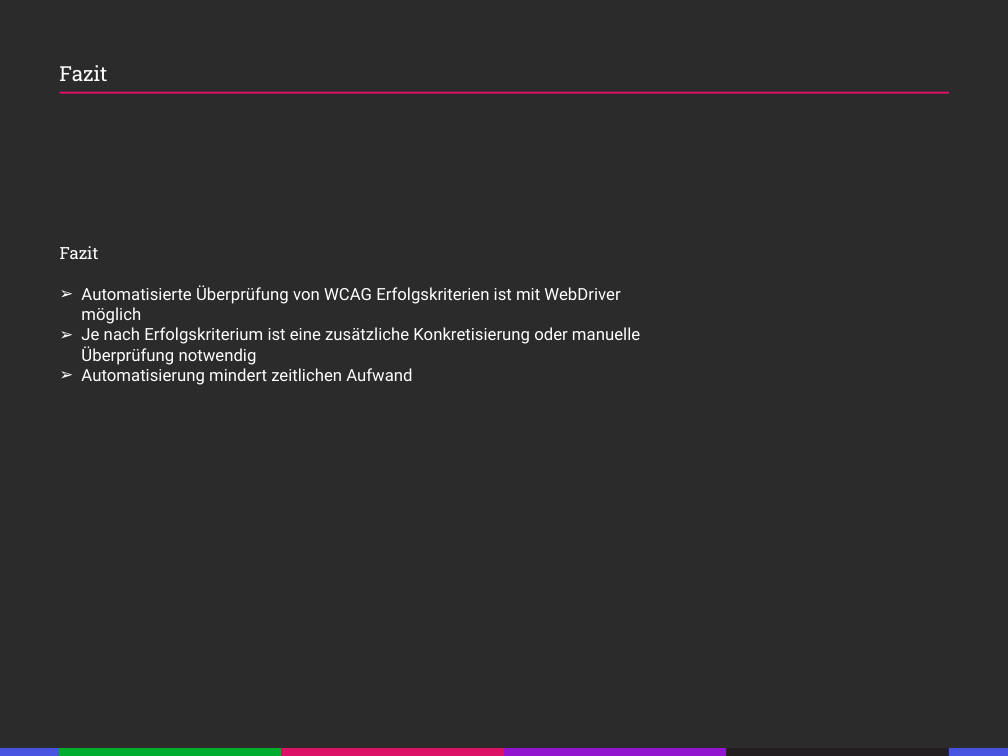
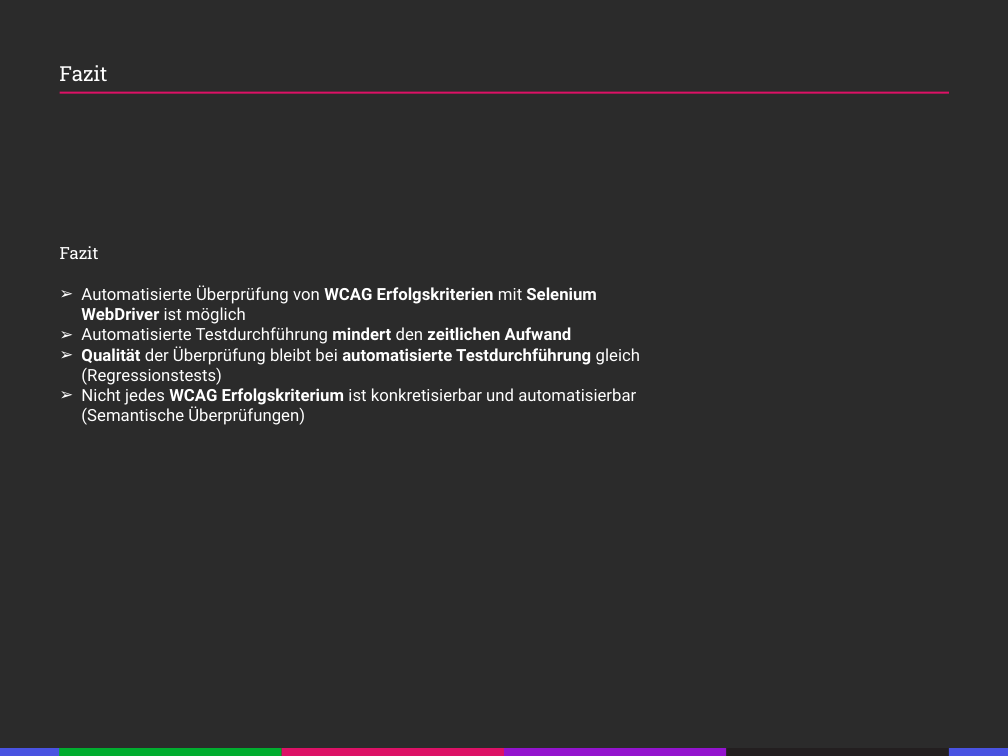
Before and after one commit to KerstenRon/wcagTestsuitePrototype, a slide deck: slide 14 of Kersten-Ron-Bewerbungsgespräch-T-Systems-v0.1.1.pptx. Drawn at 1008x756 pixels with LibreOffice and Linux fonts; fonts in the diff are those of the drawing. Boxes give left, top, right and bottom in pixels: in the first picture for what was removed or moved away, otherwise in the second. Text is boxed around its words. In the diff, an @@ line names an element or a change of style, - is before the commit and + after.

```diff
--- a/Kersten-Ron-Bewerbungsgespräch-T-Systems-v0.1.1.pptx
+++ b/Kersten-Ron-Bewerbungsgespräch-T-Systems-v0.1.1.pptx
@@ text at (81,285,640,425): text changed @@
-➢ Automatisierte Überprüfung von WCAG Erfolgskriterien ist mit WebDriver möglich
-➢ Je nach Erfolgskriterium ist eine zusätzliche Konkretisierung oder manuelle Überprüfung notwendig
-➢ Automatisierung mindert zeitlichen Aufwand
+➢ Automatisierte Überprüfung von WCAG Erfolgskriterien mit Selenium WebDriver ist möglich
+              ➢ Automatisierte Testdurchführung mindert den zeitlichen Aufwand
+              ➢ Qualität der Überprüfung bleibt bei automatisierte Testdurchführung gleich (Regressionstests)
+              ➢ Nicht jedes WCAG Erfolgskriterium ist konkretisierbar und automatisierbar (Semantische Überprüfungen)
```
Also in this commit, not shown: 2 other slides changed.
